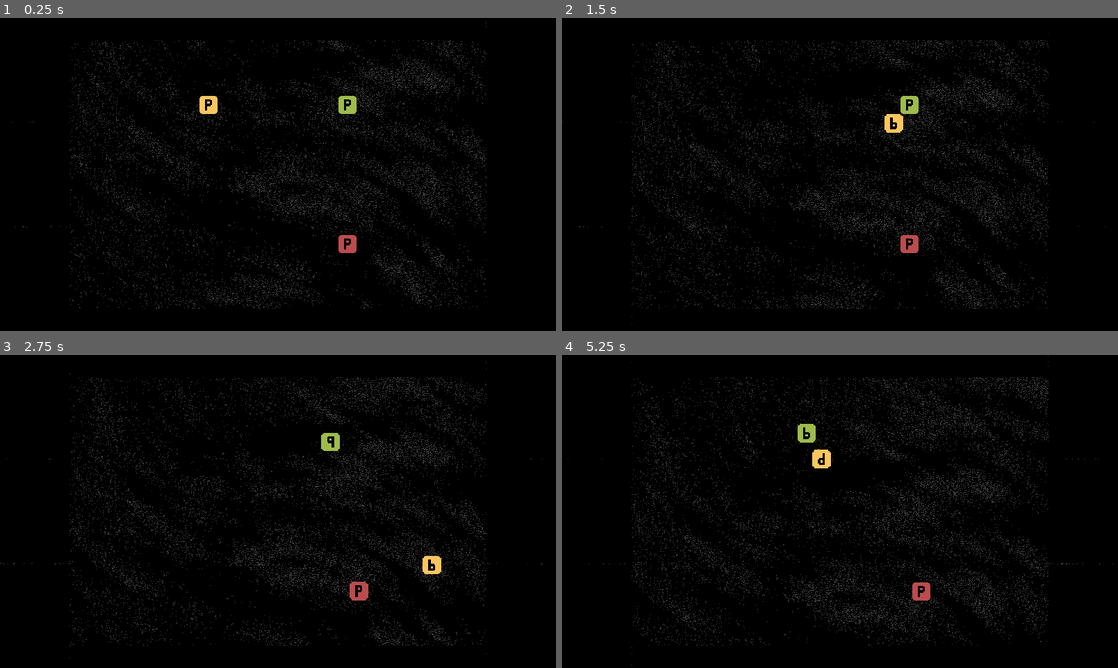
Above: before the commit, frames 1-4 (two rows, left to right).
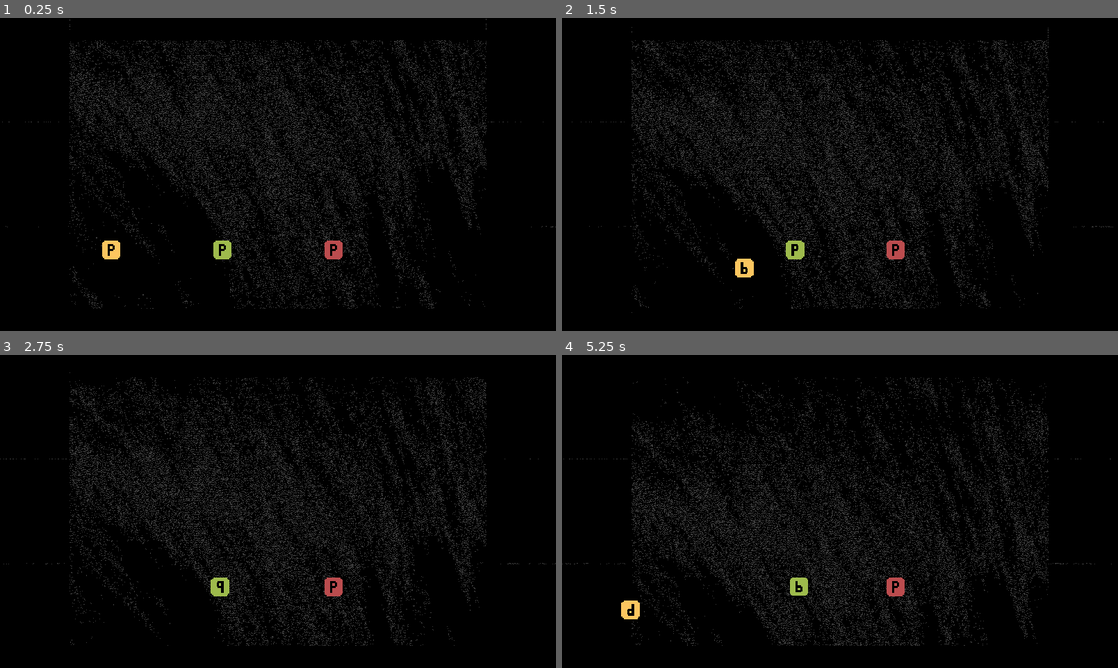
Above: after the commit, the same moments.

Repository: 4487R9cH03FObS/Chimera-Party-Example
Game: Godot game, scene res://games/FlowerLab/index.tscn
Two runs of this game, one before a commit and one after it. Both use one fixed random seed, a clock stepped at 60 frames per second and the inputs below. Sound files missing from this copy of the repository are replaced by a short silence.
Inputs:
- Up to frame 1 (0.25 s): no input
- Up to frame 2 (1.5 s): hold D 0.53-1.28 s; tap B at 0.6 s; hold S from 1.28 s (still down); tap N at 1.35 s
- Up to frame 3 (2.75 s): release S at 2.03 s; hold D from 2.03 s (still down); tap J at 2.1 s
- Up to frame 4 (5.25 s): release D at 2.78 s; hold W 2.78-3.53 s; tap one key every 0.75 s from 2.85 s: L I K Z; hold A 3.53-5.03 s; hold S from 5.03 s (still down)

The runs differ from the first frame. In frame 1, 13% of the frame differs, in the area x 0-100%, y 0-93%; in frame 2, 13%; in frame 3, 13%; in frame 4, 14%, in the area x 0-100%, y 0-100%.

Commit message:
añadido sonido, eventos, colisiones y eliminación de bloques.

Diff:
--- a/games/FlowerLab/Player.gd
+++ b/games/FlowerLab/Player.gd
@@ -14,6 +14,13 @@
 var action_a = ""
 var action_b = ""
 
+## Initial settings
+
+onready var soundManager=get_parent().get_parent().get_node("SoundManager")
+func _ready():
+	self.connect("sfx_request",soundManager,"_on_sfx_request")
+	linear_damp = damp
+
 func init(player_index, player_color):
 	self.player_index = player_index
 	self.player_color = player_color
@@ -25,6 +32,8 @@
 	move_down = "move_down_" + spi
 	action_a = "action_a_" + spi
 	action_b = "action_b_" + spi
+
+## Main Processes
 
 func _physics_process(delta):
 	get_target_acceleration()
@@ -43,7 +52,7 @@
 	if _is_out_of_bounds():
 		die()
 
-## Physics
+### Physics
 
 export (int) var max_speed = 550
 export (float,0,1,0.1) var damp = 5
@@ -54,11 +63,6 @@
 var _dx  = Vector2()
 var _d_multiplier = 0
 var epsilon = 0.01
-
-
-func _ready():
-	# adjustments
-	linear_damp = damp
 
 func get_target_acceleration():
 	_ddx = Vector2()
@@ -80,10 +84,12 @@
 	_dx = lerp(_dx,Vector2(),weightness)
 	pass
 
+### Health Damage and death management
+
 export (float) var _max_health    = 100
 onready var _health = _max_health
 signal health_updated(health)
-signal killed
+#### Health
 
 func _set_health(value):
 	var prev_health = _health
@@ -93,18 +99,61 @@
 		if _health <= 0:
 			die()
 
-func die():
-	_health=0
+#### Damage
+signal killed
+export (float,0,100,5)   var chip_damage_collision = 10
+export (float,0,100,0.1) var bound_on_external_damage = 70
+var damage_potential = 10
+var rebote  = 10
 
-	print("player" + str(player_index) + " is ded ")
-	pass
+func _take_damage(value):
+	_set_health(_health-value)
+	emit_signal("took_damage",value)
+
+func _on_Player_body_entered(body):
+
+	print(body.get_class())
+	#various cases
+	if body.get_class() == "RigidBody2D" and "damage_potential" in body:
+		var relative_velocity = self.linear_velocity - body.linear_velocity
+		var damage =\
+		chip_damage_collision +\
+		body.damage_potential* relative_velocity.length()
+		damage = clamp(damage,0,bound_on_external_damage)
+		_sound_emiter(sound.collision,damage)
+		_take_damage(damage)
+		print(self.get_name() + "suffered: " + str(damage))
+		if "player_color" in body:
+			apply_central_impulse(-relative_velocity*rebote)
+		else:
+			apply_central_impulse(linear_velocity*rebote)
 
 
-## Mejorar
+#### Death
+signal took_damage
+
 var lower_bounds  = Vector2(0,0)
 var upper_bounds  = Vector2(1920,1080)
+
+func die():
+	print("player" + str(player_index) + " is ded ")
 
 func _is_out_of_bounds():
 	return !\
 	(position.x>=lower_bounds.x) and (position.x<=upper_bounds.x) and\
 	(position.y>=lower_bounds.y) and (position.y<=upper_bounds.y)
+
+## Sound
+signal sfx_request
+
+export (float,0,100,5) var minimum_volume = 90
+enum sound {collision}
+func _sound_emiter(type,strength):
+	# strength tiene distintos valores dependiendo del origen
+	# por simplicidad, strength vale de 0 a 100
+	var output = minimum_volume+strength*3/10
+	match type:
+		sound.collision:
+			emit_signal("sfx_request",\
+			"player_collision",\
+			output)
--- a/games/FlowerLab/Scenes/Asteroid0.tscn
+++ b/games/FlowerLab/Scenes/Asteroid0.tscn
@@ -4,10 +4,10 @@
 [ext_resource path="res://games/FlowerLab/Scenes/Body.tscn" type="PackedScene" id=2]
 
 [sub_resource type="CircleShape2D" id=1]
-radius = 8.48693
+radius = 10.0554
 
 [sub_resource type="OccluderPolygon2D" id=2]
-polygon = PoolVector2Array( -9.84121, 0.216946, 0.126488, 9.75745, 9.80939, -0.210241, -0.0159111, -9.75075 )
+polygon = PoolVector2Array( -3.88437, 5.92585, -2.25459, 5.87252, -2.3697, 7.28274, 2.66811, 7.22942, 2.44722, 5.71474, 4.49834, 5.71474, 4.50944, 4.69518, 5.58234, 4.72673, 5.51923, 3.59073, 6.4659, 3.59073, 6.56056, 1.31872, 7.66501, 1.35027, 7.6019, -2.15241, 6.33968, -2.18397, 6.27656, -4.2982, 5.23523, -4.32975, 5.36145, -5.46576, 4.44633, -5.4342, 4.47789, -6.38088, 2.47877, -6.30798, 2.35255, -7.41243, -2.25459, -7.38088, -2.41236, -6.4342, -4.23149, -6.38088, -4.38927, -5.21332, -5.20971, -5.30798, -5.17816, -4.36131, -6.31416, -4.39287, -6.06172, -2.40486, -7.26083, -2.24708, -7.3555, 2.10761, -6.12483, 2.0445, -6.25105, 4.12717, -5.02038, 4.00095, -5.1466, 5.1054, -3.91593, 5.13696 )
 
 [node name="Body" instance=ExtResource( 2 )]
 mass = 1000.0
@@ -15,14 +15,15 @@
 contact_monitor = true
 
 [node name="Sprite" parent="." index="0"]
-scale = Vector2( 10, 10 )
+scale = Vector2( 5, 5 )
 texture = ExtResource( 1 )
 
 [node name="CollisionShape" parent="." index="1"]
-scale = Vector2( 10, 10 )
+scale = Vector2( 4, 4 )
 shape = SubResource( 1 )
 
 [node name="LightOccluder2D" parent="." index="2"]
-scale = Vector2( 10, 10 )
+position = Vector2( -0.157776, -0.15778 )
+scale = Vector2( 5, 5 )
 occluder = SubResource( 2 )
 [connection signal="body_entered" from="." to="." method="_on_Body_body_entered"]
--- a/games/FlowerLab/Scenes/Body.gd
+++ b/games/FlowerLab/Scenes/Body.gd
@@ -2,14 +2,58 @@
 
 const max_distance = 2000
 
+
 func _process(delta):
 	if position.length()>max_distance:
-		_die()
+		_really_die()
 
 func _die():
+	print(get_name() + "is ded")
+	emit_signal("killed")
+	$real_death_timer.wait_time = 0.01
+	$real_death_timer.start()
+
+func _really_die():
 	get_parent().remove_child(self)
 
+## Health
+export (float) var _max_health    = 100
+onready var _health = _max_health
+signal health_updated(health)
+signal killed
+signal took_damage
+
+## inside Damages
+export (float,0,100,5)   var chip_damage_collision = 100/4
+export (float,0,100,0.1) var bound_on_external_damage = 100
+
+## outside damages
+var damage_potential = 5
+var rebote = 10
+
+func _take_damage(value):
+	_set_health(_health-value)
+	emit_signal("took_damage",value)
+
+func _set_health(value):
+	var prev_health = _health
+	_health = clamp(value,0,_max_health)
+	if _health!= prev_health:
+		emit_signal("health_updated",_health)
+		if _health <= 0:
+			_die()
+
 func _on_Body_body_entered(body):
-	print("entered")
-	if "_health" in body:
-		print("its mortal")
+
+	#various cases
+	if body.get_class() == "RigidBody2D" and "damage_potential" in body:
+		var relative_velocity = self.linear_velocity - body.linear_velocity
+		var damage =\
+		chip_damage_collision +\
+		body.damage_potential* relative_velocity.length()
+		damage = clamp(damage,0,bound_on_external_damage)
+		_take_damage(damage)
+		if "rebote" in body:
+			apply_central_impulse(-relative_velocity*(rebote+body.rebote))
+		else:
+			apply_central_impulse(-relative_velocity*rebote)
--- a/games/FlowerLab/Scenes/Body.tscn
+++ b/games/FlowerLab/Scenes/Body.tscn
@@ -11,3 +11,7 @@
 [node name="CollisionShape" type="CollisionShape2D" parent="."]
 
 [node name="LightOccluder2D" type="LightOccluder2D" parent="."]
+
+[node name="real_death_timer" type="Timer" parent="."]
+one_shot = true
+[connection signal="timeout" from="real_death_timer" to="." method="_really_die"]
--- a/games/FlowerLab/Scenes/DreathNaught.tscn
+++ b/games/FlowerLab/Scenes/DreathNaught.tscn
@@ -1,12 +1,8 @@
 [gd_scene load_steps=5 format=2]
 
 [ext_resource path="res://games/FlowerLab/Sprites/light.png" type="Texture" id=1]
-[ext_resource path="res://games/FlowerLab/DreathNaught.gd" type="Script" id=2]
+[ext_resource path="res://games/FlowerLab/Scripts/DreathNaught.gd" type="Script" id=2]
 [ext_resource path="res://icon.png" type="Texture" id=3]
-
-
-
-
 
 [sub_resource type="CircleShape2D" id=1]
 
@@ -20,6 +16,7 @@
 position = Vector2( -10.0238, -5.72791 )
 texture = ExtResource( 1 )
 texture_scale = 5.0
+energy = 5.45
 shadow_enabled = true
 
 [node name="Sprite" type="Sprite" parent="."]
--- a/games/FlowerLab/Scenes/Player.tscn
+++ b/games/FlowerLab/Scenes/Player.tscn
@@ -5,13 +5,15 @@
 
 [sub_resource type="CapsuleShape2D" id=1]
 radius = 25.7453
-height = 34.8869
+height = 10.5044
 
 [sub_resource type="OccluderPolygon2D" id=2]
 polygon = PoolVector2Array( -27.3776, 22.5555, -0.235012, -31.4661, 29.2792, 22.0285 )
 
 [node name="Player" type="RigidBody2D"]
 mode = 2
+contacts_reported = 3
+contact_monitor = true
 script = ExtResource( 2 )
 
 [node name="Sprite" type="Sprite" parent="."]
@@ -24,3 +26,4 @@
 [node name="LightOccluder2D" type="LightOccluder2D" parent="."]
 position = Vector2( 0.510162, -0.0670128 )
 occluder = SubResource( 2 )
+[connection signal="body_entered" from="." to="." method="_on_Player_body_entered"]
--- /dev/null
+++ b/games/FlowerLab/Scenes/dreadnaughtFSM.gd
@@ -0,0 +1,21 @@
+extends "res://games/FlowerLab/Scripts/stateMachine.gd"
+
+func _ready():
+	add_state("launch_lasers")
+	add_state("launch_bullets")
+	add_state("prepare_beam")
+	add_state("launch_lasers")
+
+## Abstract functions ###################################
+func _state_logic(delta):
+	pass
+
+func _get_transition(delta):
+	pass
+
+func _enter_state(new_state,old_state):
+	pass
+
+func _exit_state(old_state,new_state):
+	pass
+########################################################
--- a/games/FlowerLab/EventManager.gd
+++ b/games/FlowerLab/Scripts/EventManager.gd
@@ -38,18 +38,33 @@
 func _event_launcher():
 	var time = null
 
+	print("evento: "+str(event_no))
+
 	match event_no:
 		0:
 			print("ready??")
+			time = 5
+		1:
+			emit_signal("array_placed_asteroids",[-700,-300,300,700],1)
+			time = 5
+		2:
+			emit_signal("simetric_random_asteroids")
+			time = 20
+		3:
+			emit_signal("normal_random_asteroids")
 			time = 10
-		1:
-			print("initial asteroid belt")
+		4:
+			emit_signal("array_placed_asteroids",[-100,-200,200,100],1)
+			time = 10
+		5:
+			emit_signal("simetric_random_asteroids")
+			time = 20
+		6:
+			emit_signal("normal_random_asteroids")
+			time = 10
+		7:
 			emit_signal("simetric_random_asteroids")
 			time = 10
-		2:
-			print("second asteroid belt")
-			emit_signal("normal_random_asteroids")
-			time = 30
 		_:
 			_end_times()
 
@@ -59,21 +74,10 @@
 	events_ended = 1
 	print("events_ended")
 
-# warning-ignore:unused_signal
 signal simetric_random_asteroids
 signal normal_random_asteroids
-signal event3
-# warning-ignore:unused_signal
-signal event4
-# warning-ignore:unused_signal
-signal event5
-# warning-ignore:unused_signal
-signal event6
-# warning-ignore:unused_signal
-signal event7
-# warning-ignore:unused_signal
-signal event8
-# warning-ignore:unused_signal
-signal event9
-# warning-ignore:unused_signal
-signal event10
+signal place_asteroids
+signal simetric_placed_asteroids
+signal array_placed_asteroids
+signal halt_asteroids
+signal restart_asteroids
--- /dev/null
+++ b/games/FlowerLab/Scripts/SoundManager.gd
@@ -0,0 +1,28 @@
+extends Node
+
+onready var sfx   = $SFx
+onready var music = $Music
+onready var env   = $Environment
+
+func _on_sfx_request(name,volume):
+	volume = _transform_to_db(volume)
+	match name:
+		"player_collision":
+			print("choque jugador")
+			$SFX/playerCollision.volume_db = volume
+			$SFX/playerCollision.play()
+
+func _transform_to_db(volume):
+	return -clamp(100-volume,0,100)
+
+enum environments {start,first_phase,second_phase,third_phase,finish}
+var _current_environment = environments.start
+
+func _auto_play_environment():
+	# si se ha invocado es porque la música terminó
+	match _current_environment:
+		environments.start:
+			$Environment/VacuumStart.play()
+
+func _ready():
+	_auto_play_environment()
--- a/games/FlowerLab/Spawn.gd
+++ b/games/FlowerLab/Scripts/Spawn.gd
@@ -8,34 +8,46 @@
 #onready var spawnCenter = get_node(spawnCenterPath) as Position2D
 
 onready var spawnCenter = Vector2(0,-spawnheight)
+var _spawn_place = 0
+var _spawn_array = []
 
 var rng = RandomNumberGenerator.new()
 
 func _ready():
 	spawnCenter.x = get_node("../Positions/SpawnCenter").position.x
 
-enum spawn_mode {randomized, randomized_mirrored, dreadnaught}
-var current_spawn_mode = null
-onready var time_between_spawns = $Timer.wait_time
+enum spawn_mode\
+{randomized,\
+randomized_mirrored,\
+placed,\
+placed_mirrored,\
+array}
+
+var _current_spawn_mode = null
+onready var _time_between_spawns = $Timer.wait_time
 
 func spawn_manager():
-	if current_spawn_mode == null:
+	if _current_spawn_mode == null:
 		print("stopped spawning")
 		return
 
-	$Timer.wait_time = time_between_spawns
+	$Timer.wait_time = _time_between_spawns
 
-	match current_spawn_mode:
+	match _current_spawn_mode:
 		spawn_mode.randomized:
 			spawn_randomized()
-			$Timer.start()
 		spawn_mode.randomized_mirrored:
 			spawn_randomized_mirrored()
-			$Timer.start()
-		spawn_mode.dreadnaught:
-			spawn_in(-400)
+		spawn_mode.placed:
+			spawn_in(_spawn_place)
+		spawn_mode.placed_mirrored:
+			spawn_in(_spawn_place)
+			spawn_in(-_spawn_place)
+		spawn_mode.array:
+			for place in _spawn_array:
+				spawn_in(place)
+	$Timer.start()
 
-	pass
 
 func spawn_randomized_mirrored():
 	var new_asteroid_left = asteroid0.instance()
@@ -87,18 +99,63 @@
 func _stop():
 	$Timer.stop()
 
-export (float,0,2,0.1) var time_between_randomized_mirrored = 0.8
-export (float,0,2,0.1) var time_between_randomized_normal   = 0.4
+func _start():
+	spawn_manager()
+
+export (float,0,2,0.1) var time_between_randomized_mirrored = 0.7
+export (float,0,2,0.1) var time_between_randomized_normal   = 0.3
+export (float,0,2,0.1) var time_between_placed_normal     = 0.3
+export (float,0,2,0.1) var time_between_placed_simetric   = 0.6
 
 func _on_EventManager_normal_random_asteroids():
-	_stop()
-	current_spawn_mode = spawn_mode.randomized
-	time_between_spawns = time_between_randomized_normal
-	spawn_manager()
-	pass # Replace with function body.
+	_pattern_change(spawn_mode.randomized,
+	time_between_randomized_normal)
 
 func _on_EventManager_simetric_random_asteroids():
+	_pattern_change(\
+	spawn_mode.randomized_mirrored,\
+	time_between_randomized_mirrored)
+
+func _on_EventManager_place_asteroids(place):
+	_pattern_change(spawn_mode.placed,\
+	null,\
+	place)
+
+func _on_EventManager_array_placed_asteroids(array,time):
+	_set_spawn_array(array)
+	_pattern_change(spawn_mode.array,time)
+
+
+func _on_EventManager_simetric_placed_asteroids(place):
+	_pattern_change(spawn_mode.placed_mirrored,\
+	null,\
+	place)
+
+func _pattern_change(mode,time_interval=null,place=null):
 	_stop()
-	current_spawn_mode = spawn_mode.randomized_mirrored
-	time_between_spawns = time_between_randomized_mirrored
+	if mode!=null:
+		_set_mode(mode)
+	if time_interval!=null:
+		_set_time_interval(time_interval)
+	if place!=null:
+		_set_place(place)
 	spawn_manager()
+
+func _set_place(place):
+	if place!=null:
+		_spawn_place = place
+
+func _set_mode(mode):
+	_current_spawn_mode = mode
+
+func _set_time_interval(time_interval):
+	_time_between_spawns = time_interval
+
+func _set_spawn_array(array):
+	_spawn_array = array
+
+func _on_EventManager_halt_asteroids():
+	_stop()
+
+func _on_EventManager_restart_asteroids():
+	_start()
--- /dev/null
+++ b/games/FlowerLab/Scripts/stateMachine.gd
@@ -0,0 +1,41 @@
+extends Node
+class_name StateMachine
+
+var state = null setget set_state
+var previous_state = null
+var states = {}
+
+onready var parent = get_parent()
+
+func _physics_process(delta):
+	if state!= null:
+		_state_logic(delta)
+		var transition = _get_transition(delta)
+		if transition != null:
+			set_state(transition)
+
+## Abstract functions ###################################
+func _state_logic(delta):
+	pass
+
+func _get_transition(delta):
+	pass
+
+func _enter_state(new_state,old_state):
+	pass
+
+func _exit_state(old_state,new_state):
+	pass
+########################################################
+
+func set_state(new_state):
+	previous_state = state
+	state = new_state
+
+	if previous_state != null:
+		_exit_state(previous_state,new_state)
+	if new_state != null:
+		_enter_state(new_state,previous_state)
+
+func add_state(state_name):
+	states[state_name] = states.size()
--- a/games/FlowerLab/index.tscn
+++ b/games/FlowerLab/index.tscn
@@ -1,18 +1,20 @@
-[gd_scene load_steps=7 format=2]
+[gd_scene load_steps=9 format=2]
 
 [ext_resource path="res://games/FlowerLab/index.gd" type="Script" id=1]
 [ext_resource path="res://games/FlowerLab/Sprites/Dark15.png" type="Texture" id=2]
-[ext_resource path="res://games/FlowerLab/Background.gd" type="Script" id=3]
-[ext_resource path="res://games/FlowerLab/Spawn.gd" type="Script" id=4]
-[ext_resource path="res://games/FlowerLab/EventManager.gd" type="Script" id=5]
+[ext_resource path="res://games/FlowerLab/Scripts/Background.gd" type="Script" id=3]
+[ext_resource path="res://games/FlowerLab/Scripts/Spawn.gd" type="Script" id=4]
+[ext_resource path="res://games/FlowerLab/Scripts/EventManager.gd" type="Script" id=5]
 [ext_resource path="res://games/FlowerLab/Audio/bass background.wav" type="AudioStream" id=6]
+[ext_resource path="res://games/FlowerLab/Scripts/SoundManager.gd" type="Script" id=7]
+[ext_resource path="res://games/FlowerLab/Audio/collision sound.wav" type="AudioStream" id=8]
 
 [node name="Main" type="Node2D"]
 script = ExtResource( 1 )
 
 [node name="Background" type="Sprite" parent="."]
 modulate = Color( 0.239216, 0.239216, 0.239216, 1 )
-position = Vector2( 960, 540 )
+position = Vector2( -745.256, 982.458 )
 scale = Vector2( 2, 2 )
 texture = ExtResource( 2 )
 script = ExtResource( 3 )
@@ -22,19 +24,19 @@
 [node name="Positions" type="Node2D" parent="."]
 
 [node name="Position2D" type="Position2D" parent="Positions"]
-position = Vector2( 720, 300 )
+position = Vector2( 384, 800 )
 
 [node name="Position2D2" type="Position2D" parent="Positions"]
-position = Vector2( 1200, 300 )
+position = Vector2( 768, 800 )
 
 [node name="Position2D3" type="Position2D" parent="Positions"]
-position = Vector2( 1200, 780 )
+position = Vector2( 1152, 800 )
 
 [node name="Position2D4" type="Position2D" parent="Positions"]
-position = Vector2( 720, 780 )
+position = Vector2( 1536, 800 )
 
 [node name="SpawnCenter" type="Position2D" parent="Positions"]
-position = Vector2( 934.676, 569.467 )
+position = Vector2( 960, 0 )
 
 [node name="Timer" type="Timer" parent="."]
 wait_time = 100.0
@@ -60,9 +62,8 @@
 }
 
 [node name="GUI" type="Control" parent="."]
-margin_right = 40.0
-margin_bottom = 40.0
 __meta__ = {
+"_edit_group_": true,
 "_edit_use_anchors_": false
 }
 
@@ -159,16 +160,19 @@
 color = Color( 0, 0, 0, 1 )
 
 [node name="SoundManager" type="Node" parent="."]
+script = ExtResource( 7 )
 
 [node name="Music" type="Node" parent="SoundManager"]
 
-[node name="SFx" type="Node" parent="SoundManager"]
+[node name="SFX" type="Node" parent="SoundManager"]
 
-[node name="Enviroment" type="Node" parent="SoundManager"]
+[node name="playerCollision" type="AudioStreamPlayer" parent="SoundManager/SFX"]
+stream = ExtResource( 8 )
 
-[node name="vacuumsound" type="AudioStreamPlayer2D" parent="SoundManager/Enviroment"]
+[node name="Environment" type="Node" parent="SoundManager"]
+
+[node name="VacuumStart" type="AudioStreamPlayer2D" parent="SoundManager/Environment"]
 stream = ExtResource( 6 )
-autoplay = true
 
 [node name="Spawn" type="Node2D" parent="."]
 script = ExtResource( 4 )
@@ -182,7 +186,13 @@
 
 [node name="customTimer" type="Timer" parent="EventManager"]
 one_shot = true
+[connection signal="finished" from="SoundManager/Environment/VacuumStart" to="SoundManager" method="_auto_play_environment"]
 [connection signal="timeout" from="Spawn/Timer" to="Spawn" method="_on_Timer_timeout"]
+[connection signal="array_placed_asteroids" from="EventManager" to="Spawn" method="_on_EventManager_array_placed_asteroids"]
+[connection signal="halt_asteroids" from="EventManager" to="Spawn" method="_on_EventManager_halt_asteroids"]
 [connection signal="normal_random_asteroids" from="EventManager" to="Spawn" method="_on_EventManager_normal_random_asteroids"]
+[connection signal="place_asteroids" from="EventManager" to="Spawn" method="_on_EventManager_place_asteroids"]
+[connection signal="restart_asteroids" from="EventManager" to="Spawn" method="_on_EventManager_restart_asteroids"]
+[connection signal="simetric_placed_asteroids" from="EventManager" to="Spawn" method="_on_EventManager_simetric_placed_asteroids"]
 [connection signal="simetric_random_asteroids" from="EventManager" to="Spawn" method="_on_EventManager_simetric_random_asteroids"]
 [connection signal="timeout" from="EventManager/customTimer" to="EventManager" method="_its_timeout"]
--- a/project.godot
+++ b/project.godot
@@ -13,9 +13,15 @@
 "class": "Config",
 "language": "GDScript",
 "path": "res://scripts/Config.gd"
+}, {
+"base": "Node",
+"class": "StateMachine",
+"language": "GDScript",
+"path": "res://games/FlowerLab/Scripts/stateMachine.gd"
 } ]
 _global_script_class_icons={
-"Config": ""
+"Config": "",
+"StateMachine": ""
 }
 
 [application]
Not shown, added: games/FlowerLab/Audio/collision sound.wav.import
Renamed: games/FlowerLab/Background.gd -> games/FlowerLab/Scripts/Background.gd
Renamed: games/FlowerLab/DreathNaught.gd -> games/FlowerLab/Scripts/DreathNaught.gd
Not shown, added: games/FlowerLab/Audio/collision sound.wav
